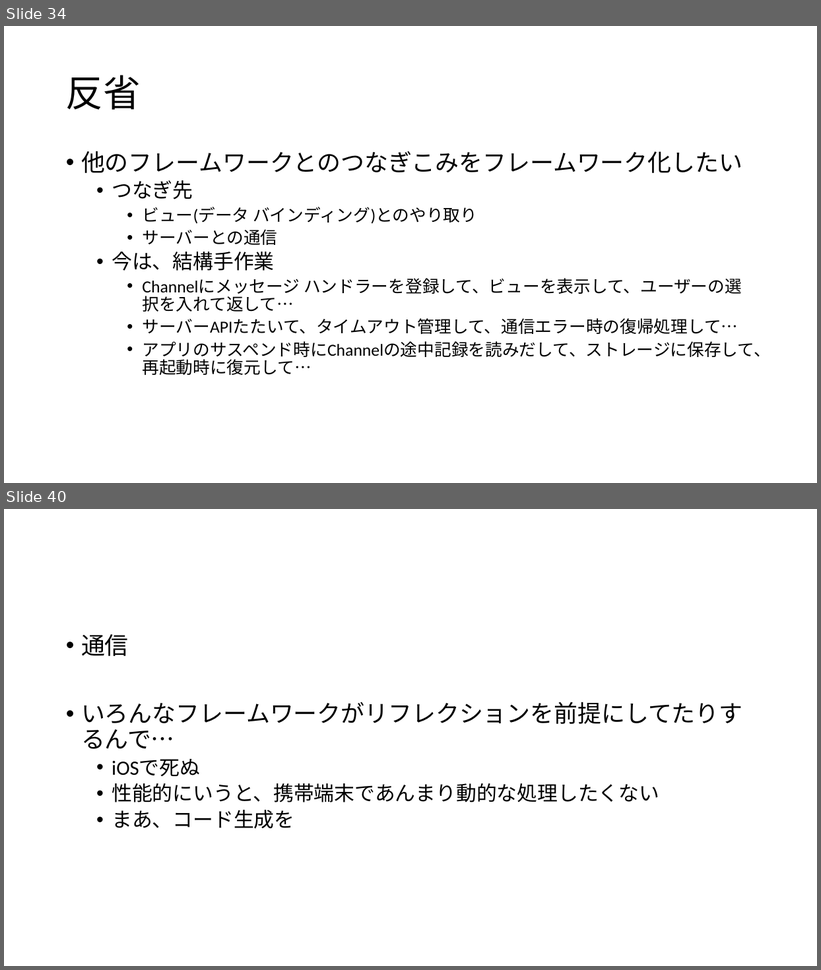
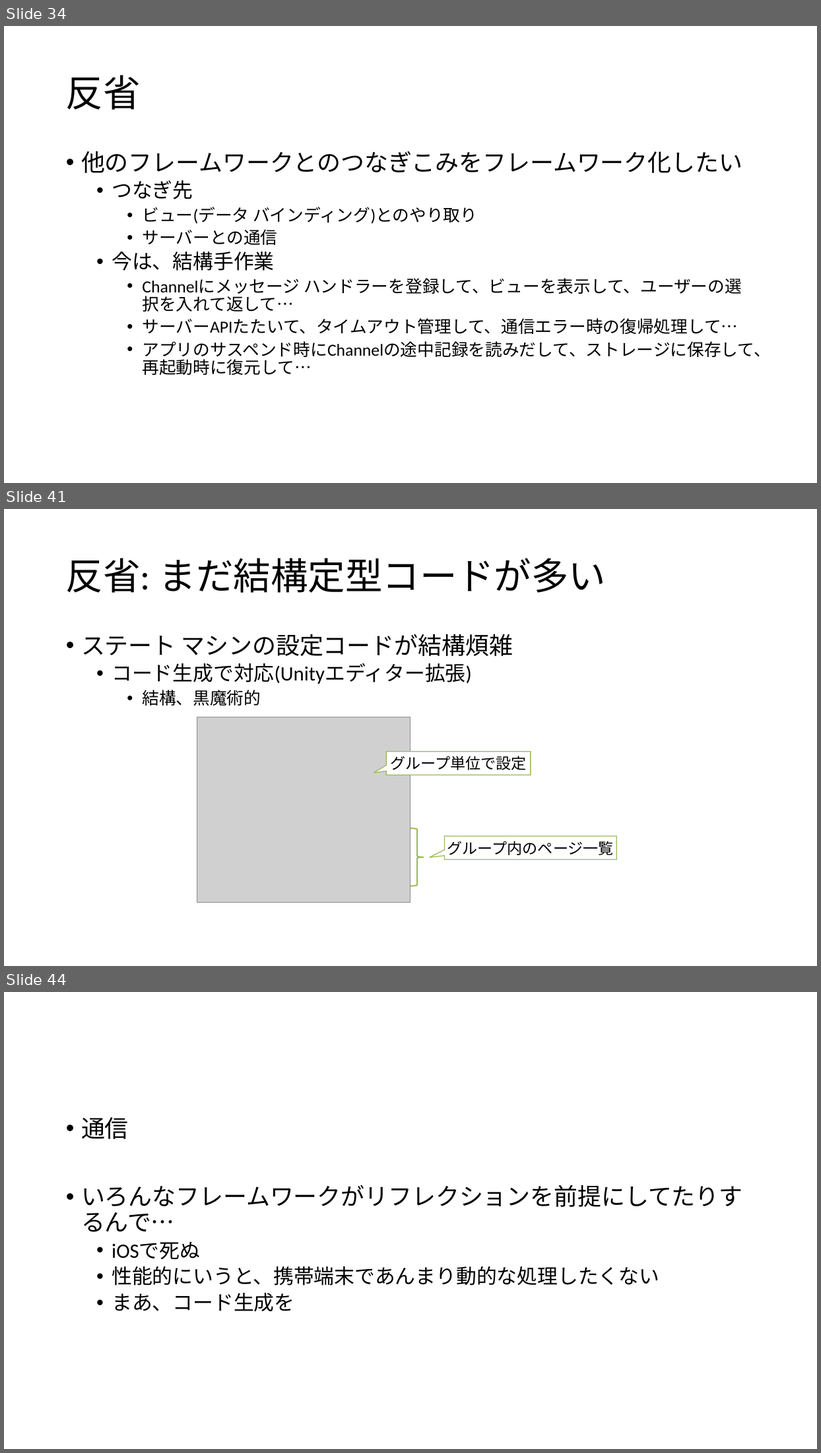
Before and after one commit to ppcuni/UnityCsharp20150321, a slide deck: doc/自社フレームワーク.pptx. Shown one above the other, each under a label of ours: slides 34 and 40 before the commit, slides 34, 41 and 44 after it; the slides between them are not shown. The pictures are 821x970 and 821x1453 pixels, drawn with LibreOffice and Linux fonts; fonts in the diff are those of the drawing; grey boxes stand for pictures. Boxes give left, top, right and bottom in pixels: in the first picture for what was removed or moved away, otherwise in the second. Text is boxed around its words. In the diff, an @@ line names an element or a change of style, - is before the commit and + after.

```diff
--- a/doc/自社フレームワーク.pptx
+++ b/doc/自社フレームワーク.pptx
@@ slide 41 added at [4,509,817,966], background #FFFFFF @@
@@ title added at [66,558,607,593], 44 pt, text #000000 @@
+反省: まだ結構定型コードが多い
@@ text added at [81,634,513,706], 24 pt, text #000000 @@
+• ステート マシンの設定コードが結構煩雑
+  • コード生成で対応(Unityエディター拡張)
+    • 結構、黒魔術的
@@ picture added at [197,718,411,903] @@
@@ speech box added at [386,752,531,776], fill #FFFFFF, outline #9BBB59 1 pt, 18 pt, text #000000 @@
+グループ単位で設定
@@ right brace added at [411,828,424,887], outline #9BBB59 1.5 pt @@
@@ speech box added at [444,836,616,860], fill #FFFFFF, outline #9BBB59 1 pt, 18 pt, text #000000 @@
+グループ内のページ一覧
@@ what was slide 40 is now slide 44 @@
```
Also in this commit, not shown: 4 slides changed, 5 other slides added, 2 slides removed.
